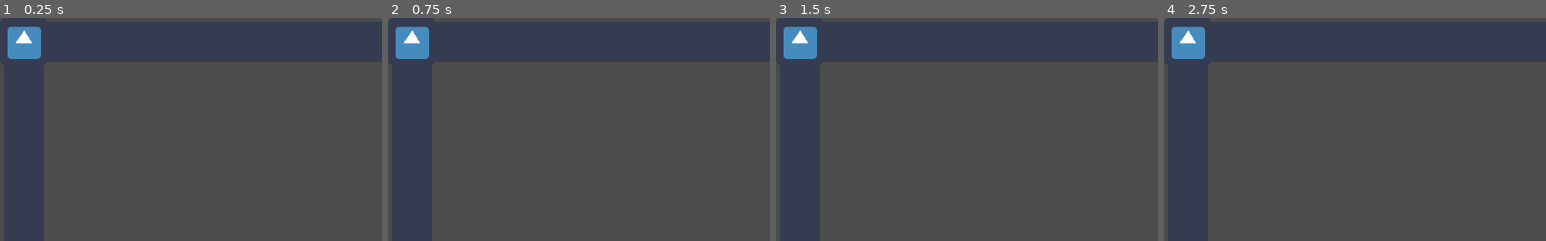
Above: before the commit, frames 1-4 (left to right).
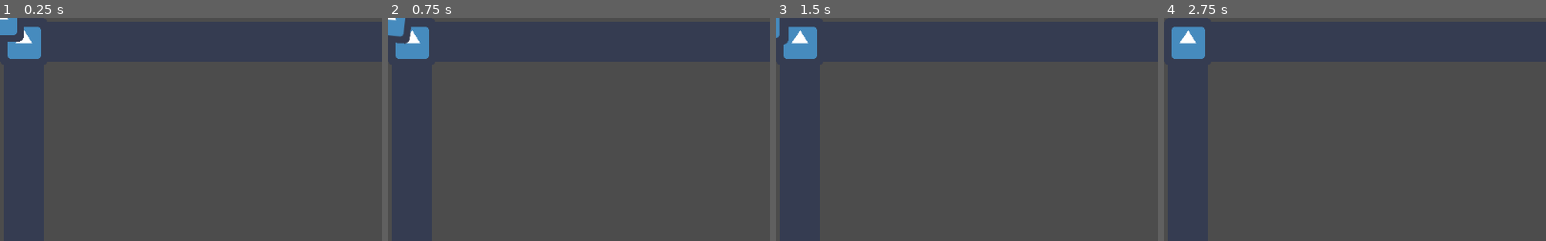
Above: after the commit, the same moments.

Repository: GameDrivenDesign/SebastHolyWandarousChristmasGame
Game: Godot game, scene res://scenes/world/world.tscn
Same seed, same stepped clock (60 frames per second), same inputs: the game is played once before the commit and once after it. The engine's default icon, where the game draws it, is replaced by a stand-in: a white triangle on a blue panel in a dark square.
Inputs:
- Up to frame 1 (0.25 s): no input
- Up to frame 2 (0.75 s): tap Enter at 0.5 s; hold Right (right) from 0.53 s (still down)
- Up to frame 3 (1.5 s): tap Space at 1.25 s; release Right (right) at 1.28 s; hold Down (down) from 1.28 s (still down)
- Up to frame 4 (2.75 s): tap Enter at 2 s; release Down (down) at 2.03 s; hold Right (right) from 2.03 s (still down)
The pictures show only the part of the screen within x 0-50%, y 0-50%; the shares and areas given below are measured in that part.

The runs differ from the first frame. In frame 1, 0.5% of the frame differs, in the area x 0-7%, y 0-11%; in frame 2, 0.5%, in the area x 0-6%, y 0-12%; in frame 3, 0.2%; in frame 4, nothing differs.

Commit message:
add player to world

Diff:
--- a/scenes/world/world.tscn
+++ b/scenes/world/world.tscn
@@ -1,6 +1,7 @@
-[gd_scene load_steps=2 format=2]
+[gd_scene load_steps=3 format=2]
 
 [ext_resource path="res://icon.png" type="Texture" id=1]
+[ext_resource path="res://scenes/player/player.tscn" type="PackedScene" id=2]
 
 [node name="map" type="Node2D" index="0"]
 
@@ -33,3 +34,5 @@
 region_enabled = true
 region_rect = Rect2( 0, 0, 2000, 2000 )
 _sections_unfolded = [ "Region", "Transform", "Visibility", "Z Index" ]
+
+[node name="player" parent="." index="1" instance=ExtResource( 2 )]
